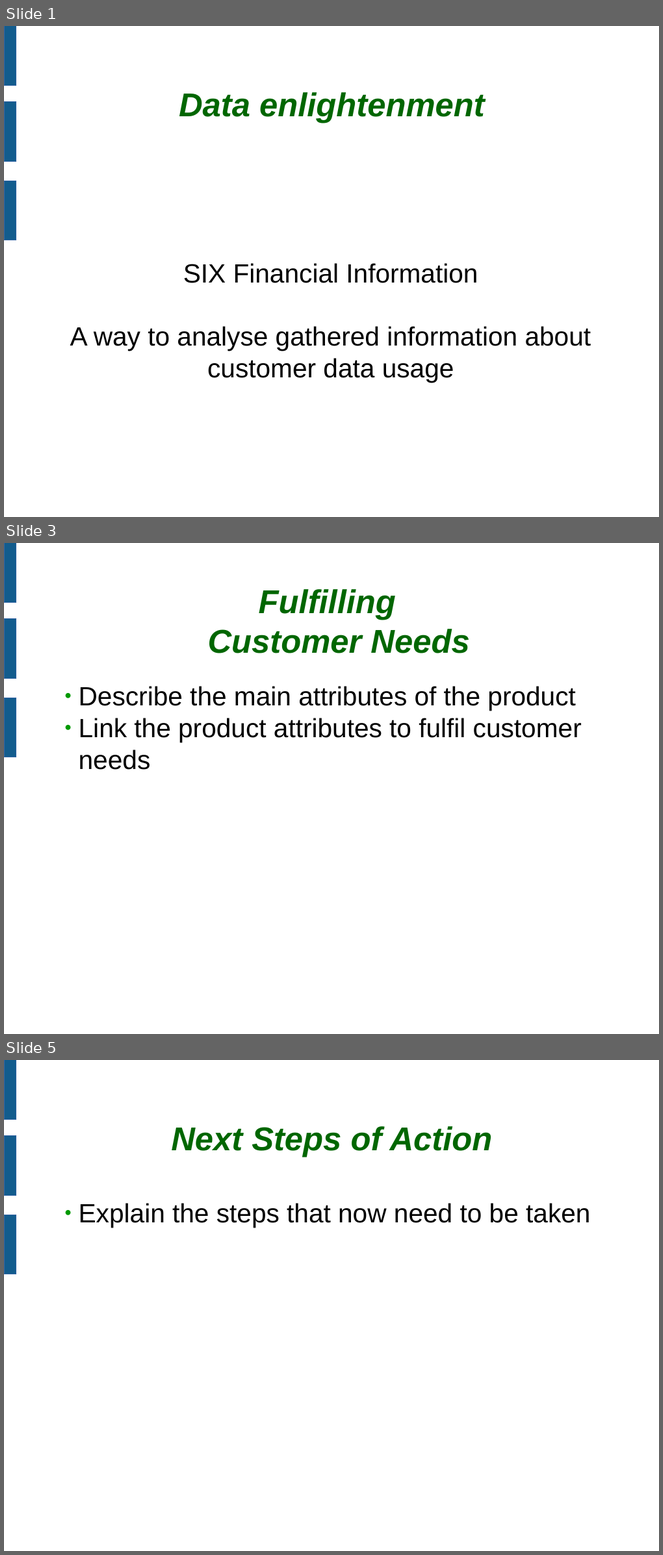
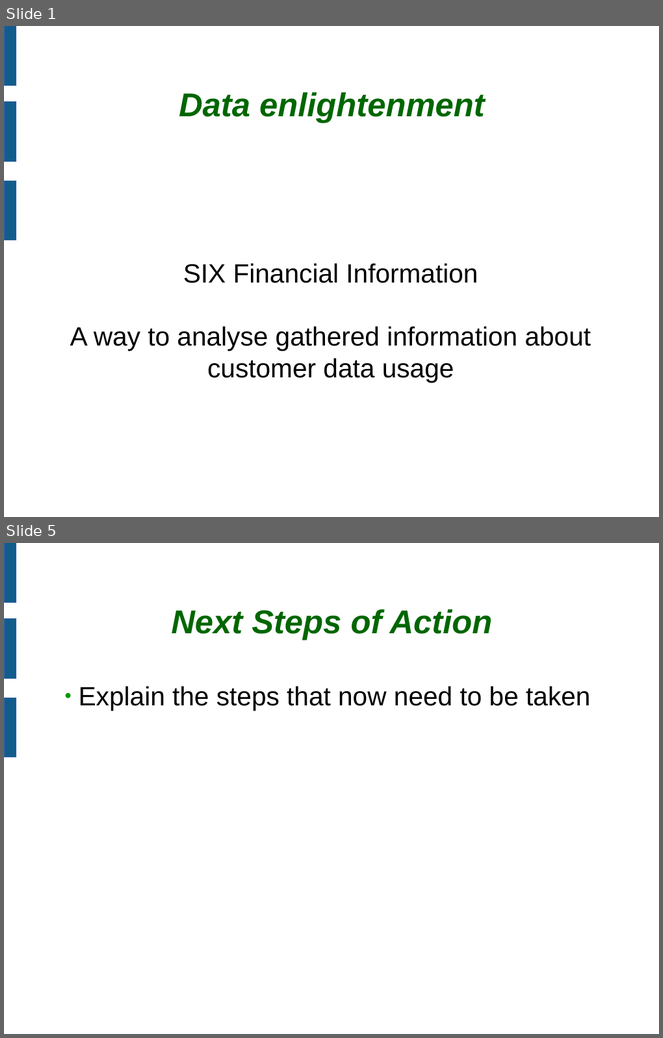
Before and after one commit to flosama/dataenlightenment, a slide deck: doc/presi.odp. Shown one above the other, each under a label of ours: slides 1, 3 and 5 before the commit, slides 1 and 5 after it; the slides between them are not shown. The pictures are 663x1555 and 663x1038 pixels, drawn with LibreOffice and Linux fonts; fonts in the diff are those of the drawing; background and template pictures are left out. Boxes give left, top, right and bottom in pixels: in the first picture for what was removed or moved away, otherwise in the second. Text is boxed around its words. In the diff, an @@ line names an element or a change of style, - is before the commit and + after.

```diff
--- a/doc/presi.odp
+++ b/doc/presi.odp
@@ slide 3 removed at bbox=[4, 543, 659, 1034], background #FFFFFF; not listed: 3 template elements that a slide beside it also shows @@
@@ title removed at bbox=[208, 589, 469, 653] @@
-Fulfilling
-Customer Needs
@@ text removed at bbox=[79, 686, 582, 770] @@
-● Describe the main attributes of the product
-● Link the product attributes to fulfil customer needs
```
Also in this commit, not shown: 2 slides changed, 1 slide added.
